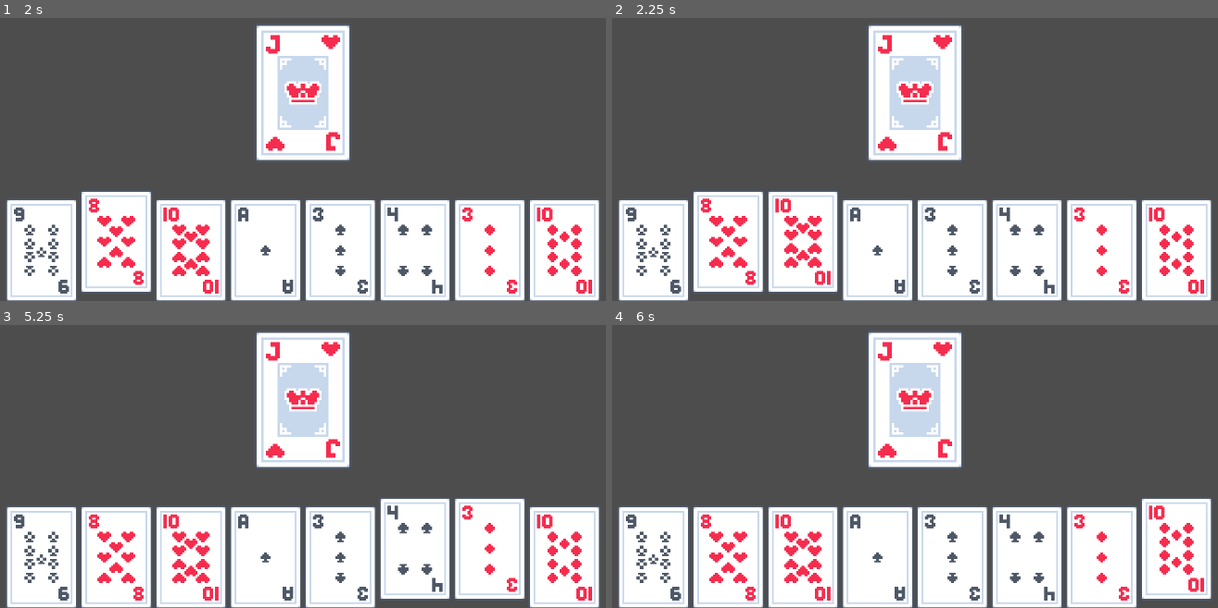
Above: before the commit, frames 1-4 (two rows, left to right).
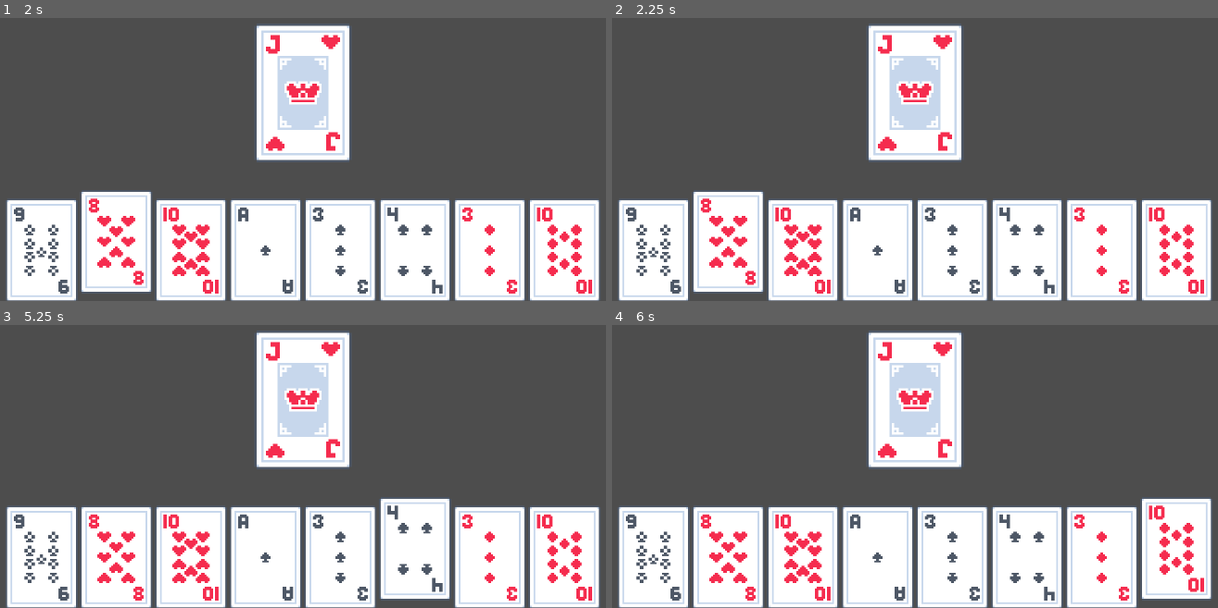
Above: after the commit, the same moments.

Repository: austintian03/regicide-clone
Game: Godot game, scene res://scenes/game.tscn
Same seed, same stepped clock (60 frames per second), same inputs: the game is played once before the commit and once after it.
Inputs (mouse positions are in pixels of both pictures, inside the frame that each line leads up to):
- Up to frame 1 (2 s): tap Enter at 0.5 s; move the mouse to (42, 250) at 0.52 s; press the mouse at (42, 250) at 0.53 s; tap Space at 1.25 s; move the mouse to (115, 250) at 1.27 s; release the mouse at (115, 250) at 1.28 s; right-click (115, 250) at 1.35 s; click (115, 250) at 1.42 s
- Up to frame 2 (2.25 s): tap Enter at 2 s; move the mouse to (805, 250) at 2.02 s; press the mouse at (805, 250) at 2.03 s
- Up to frame 3 (5.25 s): tap Space at 2.75, 4.25 s; move the mouse to (266, 557) at 2.77 s; release the mouse at (266, 557) at 2.78 s; right-click (266, 557) at 2.85 s; click (266, 557) at 2.92 s; tap Enter at 3.5 s; move the mouse to (339, 557) at 3.52 s; press the mouse at (339, 557) at 3.53 s; move the mouse to (412, 557) at 4.27 s; release the mouse at (412, 557) at 4.28 s; right-click (412, 557) at 4.35 s; click (412, 557) at 4.42 s; move the mouse to (490, 557) at 5.02 s; press the mouse at (490, 557) at 5.03 s
- Up to frame 4 (6 s): move the mouse to (1175, 557) at 5.77 s; release the mouse at (1175, 557) at 5.78 s; right-click (1175, 557) at 5.85 s; click (1175, 557) at 5.92 s

Frame 1 is identical in both runs. In frame 2, 2.1% of the frame differs, in the area x 25-38%, y 60-100%; in frame 3, 1.3%; in frame 4, nothing differs.

Commit message:
Connect card selection system to Hand

Diff:
--- a/scripts/hand_ui.gd
+++ b/scripts/hand_ui.gd
@@ -3,7 +3,7 @@
 
 var card_ui_scene = preload("res://scenes/card_ui.tscn")
 
-#func _on_card_selected() -> void:
+var selected_card_ranks: Array[int] = []
 
 func add_and_sort_card(card_resource: CardResource) -> void:
 	"Adds and sorts the hand of CardUI children as elements are added each time. Sort order based on CardResource suit and rank."
@@ -30,9 +30,20 @@
 	move_child(card, index_to_insert)
 
 func instantiate_card(card_resource: CardResource) -> CardUI:
-	var card_child = card_ui_scene.instantiate()
+	var card_child = card_ui_scene.instantiate() as CardUI
 	card_child.card = card_resource
+	card_child.card_selected.connect(_on_card_selected)
+	card_child.add_to_group("Hand")
 	return card_child
+
+# called when card_selected signal is emitted by CardUI child
+func _on_card_selected(card_rank: int, select_status: String) -> void:
+	if select_status == "select":
+		selected_card_ranks.append(card_rank)
+	elif select_status == "unselect":
+		selected_card_ranks.erase(card_rank)
+	# use SceneTree to call set_selectable() on all cards in Hand w/ list of selected cards as argument
+	get_tree().call_group("Hand", "set_selectable", selected_card_ranks)
 
 func hand_size() -> int:
 	return get_child_count()
